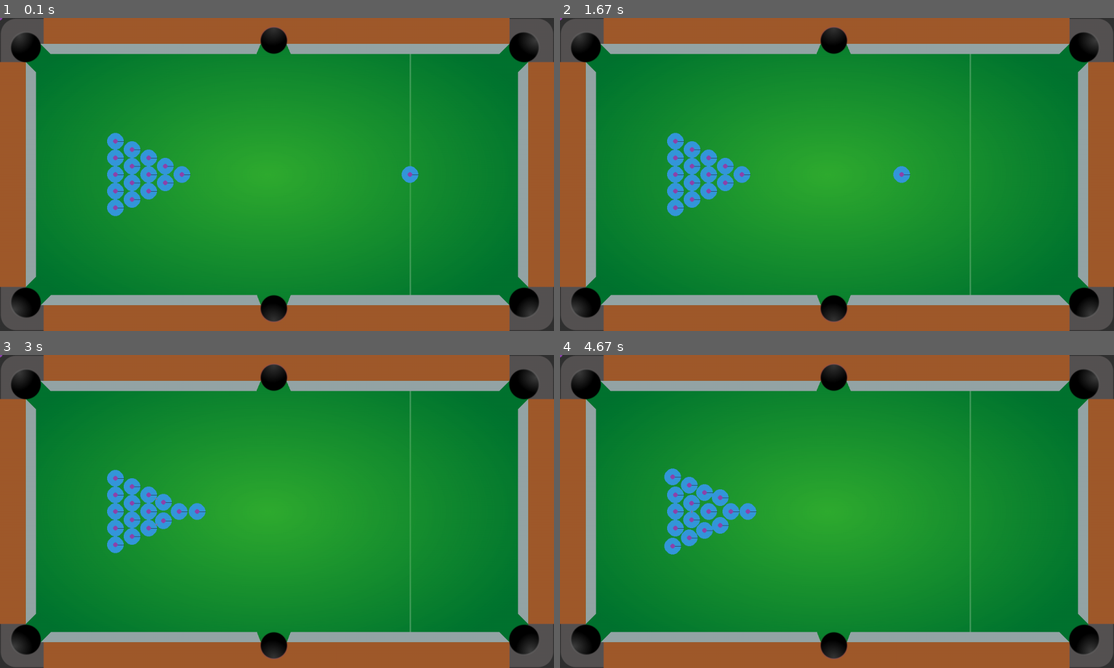
Above: before the commit, frames 1-4 (two rows, left to right).
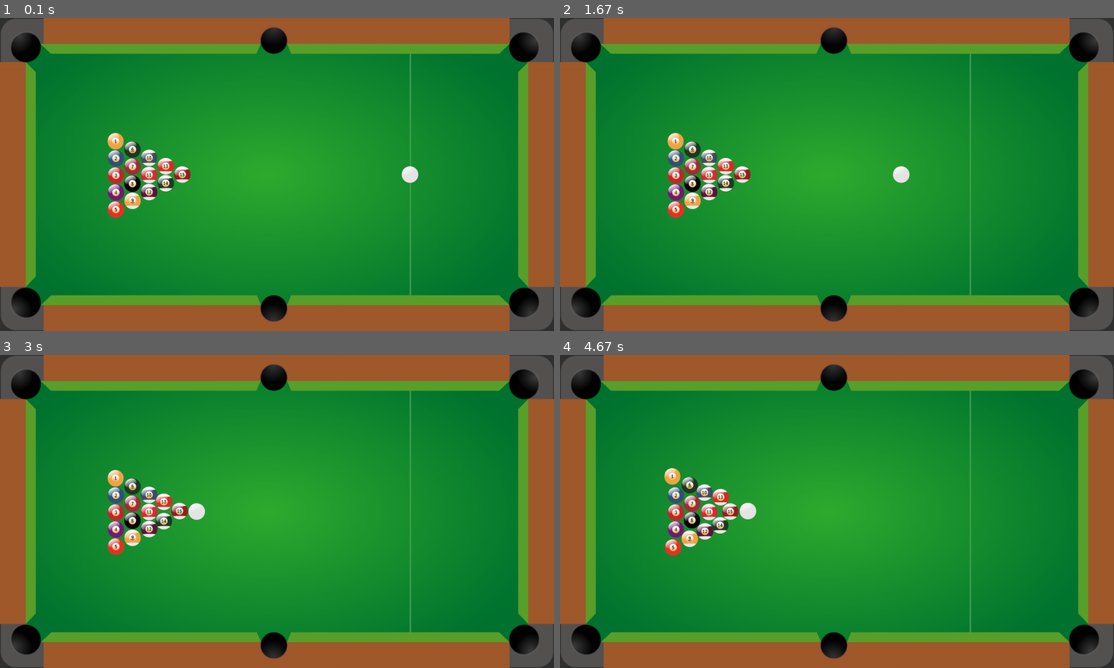
Above: after the commit, the same moments.

Repository: paulthomas2107/pygamePymunkWithRuss
Game: pygame game, started from main.py
Two runs of this game, one before a commit and one after it. Both use one fixed random seed, a clock stepped at 60 frames per second and the inputs below.
Inputs (mouse positions are in pixels of both pictures, inside the frame that each line leads up to):
- Up to frame 1 (0.1 s): no input
- Up to frame 2 (1.67 s): click (837, 174) at 0.38 s; click (842, 196) at 0.72 s; click (665, 127) at 1.05 s; click (1041, 284) at 1.38 s
- Up to frame 3 (3 s): click (288, 408) at 1.72 s; click (249, 592) at 2.05 s; click (260, 458) at 2.38 s; click (199, 445) at 2.72 s
- Up to frame 4 (4.67 s): click (981, 483) at 3.05 s; click (1008, 505) at 3.38 s; click (953, 455) at 3.72 s; click (676, 452) at 4.05 s; click (859, 498) at 4.38 s

The runs differ from the first frame. In frame 1, 10% of the frame differs, in the area x 0-96%, y 0-92%; in frame 2, 10%; in frame 3, 10%; in frame 4, 10%.

Commit message:
More....Add cus

Diff:
--- a/main.py
+++ b/main.py
@@ -27,7 +27,12 @@
 BG = (50, 50, 50)
 
 # Load images
+cue_image = pygame.image.load("assets/images/cue.png").convert_alpha()
 table_image = pygame.image.load("assets/images/table.png").convert_alpha()
+ball_images = []
+for i in range(1, 17):
+    ball_image = pygame.image.load(f"assets/images/ball_{i}.png").convert_alpha()
+    ball_images.append(ball_image)
 
 
 # Ball function
@@ -51,7 +56,7 @@
 # Potting Balls
 for col in range(5):
     for row in range(rows):
-        pos = (250 + (col * dia), 267 + (row * dia) + (col * dia / 2))
+        pos = (250 + (col * dia + 1), 267 + (row * (dia + 1)) + (col * dia / 2))
         new_ball = create_ball(dia / 2, pos)
         balls.append(new_ball)
     rows -= 1
@@ -95,6 +100,17 @@
 for c in cushions:
     create_cushion(c)
 
+
+# Create pool cue
+class Cue:
+    def __init__(self, pos):
+        self.original_image = cue_image
+        self.angle = 0
+        self.image = cue_image
+        self.rect = self.image.get_rect()
+        self.rect.center = pos
+
+
 # Game loop
 run = True
 while run:
@@ -108,6 +124,10 @@
     # Pool Table
     screen.blit(table_image, (0, 0))
 
+    # Draw pool balls
+    for i, ball in enumerate(balls):
+        screen.blit(ball_images[i], (ball.body.position[0] - ball.radius, ball.body.position[1] - ball.radius))
+
     # Event listener
     for event in pygame.event.get():
         if event.type == pygame.QUIT:
@@ -115,7 +135,7 @@
         if event.type == pygame.MOUSEBUTTONDOWN:
             cue_ball.body.apply_impulse_at_local_point((-500, 0), (0, 0))
 
-    space.debug_draw(draw_options)
+    # space.debug_draw(draw_options)
     pygame.display.update()
 
 pygame.quit()
